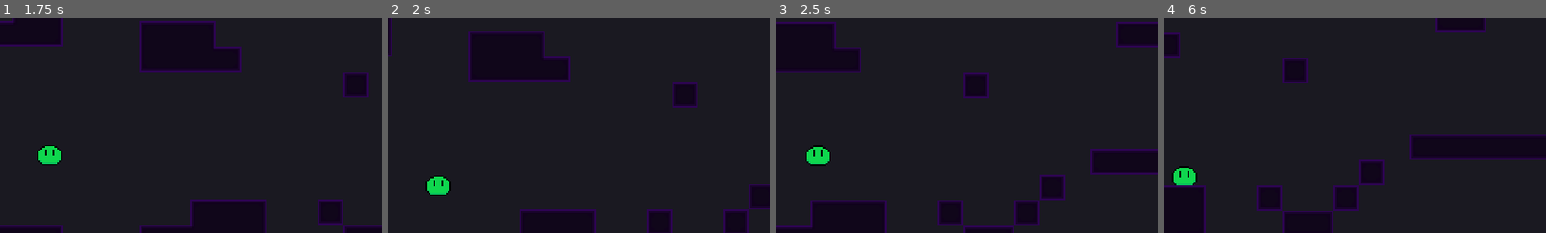
Above: before the commit, frames 1-4 (left to right).
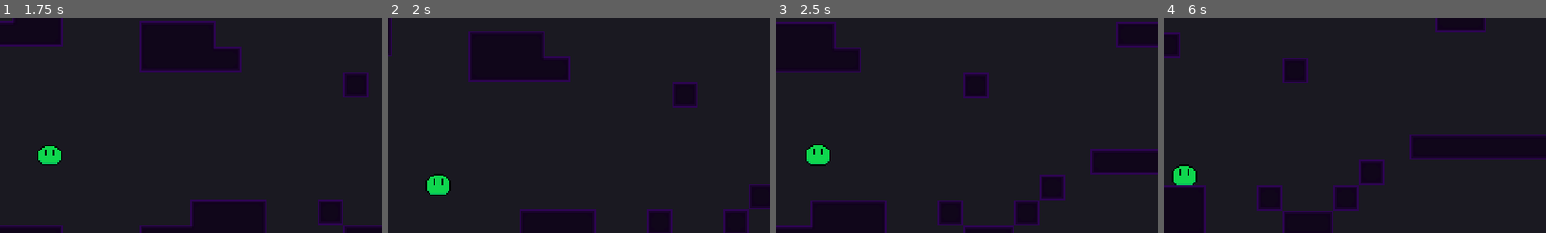
Above: after the commit, the same moments.

Repository: StormLight14/void-ascender
Game: Godot game, scene res://ui/menu/menu_ui.tscn
Two runs of this game, one before a commit and one after it. Both use one fixed random seed, a clock stepped at 60 frames per second and the inputs below.
Inputs:
- Up to frame 1 (1.75 s): click "NEW GAME" at 0.5 s; hold D (right) from 1.28 s (still down); hold Shift (climb) from 1.28 s (still down); tap Space (jump) at 1.52 s
- Up to frame 2 (2 s): keep holding D (right); keep holding Shift (climb)
- Up to frame 3 (2.5 s): keep holding D (right); release Shift (climb) at 2.03 s; tap Shift (climb) at 2.1 s; tap Space (jump) at 2.27 s
- Up to frame 4 (6 s): release D (right) at 2.78 s; hold A (left) 2.78-3.53 s; hold Shift (climb) 2.78-3.53 s; hold D (right) 3.53-5.03 s; tap Shift (climb) at 3.6, 5.1 s; tap Space (jump) at 3.77, 4.52, 5.27 s; hold Shift (climb) 4.28-5.03 s; hold A (left) 5.03-5.78 s; hold D (right) from 5.78 s (still down); hold Shift (climb) from 5.78 s (still down)
The pictures show only the part of the screen within x 46-96%, y 14-64%; the shares and areas given below are measured in that part.

Frame 1 is identical in both runs. In frame 2, less than 0.1% of the frame differs, in the area x 9-17%, y 72-79%; in frame 3, 0.1%; in frame 4, 0.1%, in the area x 2-9%, y 68-75%.

Commit message:
add idle animation

Diff:
--- a/player/player.gd
+++ b/player/player.gd
@@ -22,10 +22,12 @@
 @onready var progress_bar = %ProgressBar
 @onready var hearts = %Hearts
 @onready var stamina_timer = %StaminaTimer
+@onready var animated_sprite_2d = %AnimatedSprite2D
 
 signal killed
 
 func _ready():
+	animated_sprite_2d.play("idle")
 	update_climb_ui()
 	#update_hearts()
 
@@ -42,18 +44,26 @@
 	move_and_slide()
 
 func state_idle(delta):
+	if animated_sprite_2d.animation != "idle":
+		animated_sprite_2d.play("idle")
+	if velocity != Vector2.ZERO:
+		state = RUNNING
 	handle_movement(delta)
 	handle_jump()
 	handle_gravity(delta, 1)
 	handle_stamina(delta)
 
 func state_running(delta):
+	if animated_sprite_2d.animation != "running":
+		animated_sprite_2d.play("running")
 	handle_movement(delta)
 	handle_jump()
 	handle_gravity(delta, 1)
 	handle_stamina(delta)
 
 func state_climbing(delta):
+	if animated_sprite_2d.animation != "climbing":
+		animated_sprite_2d.play("climbing")
 	handle_climbing(delta)
 
 func handle_stamina(delta):
@@ -74,12 +84,12 @@
 	var right_has_wall = climb_checker_right.is_colliding()
 	var on_wall = left_has_wall or right_has_wall
 
-	if Input.is_action_pressed("climb") and on_wall and not is_on_floor() and player_stamina > 0:
+	if Input.is_action_pressed("climb") and on_wall and not is_on_floor() and player_stamina > 0 and stamina_timer.is_stopped():
 		if left_has_wall:
-			%Sprite2D.rotation_degrees = 90
+			animated_sprite_2d.rotation_degrees = 90
 			%CollisionShape2D.rotation_degrees = 180
 		if right_has_wall:
-			%Sprite2D.rotation_degrees = -90
+			animated_sprite_2d.rotation_degrees = -90
 			%CollisionShape2D.rotation_degrees = 0
 		if state != CLIMBING:
 			state = CLIMBING
@@ -104,7 +114,7 @@
 
 		update_climb_ui()
 	else:
-		%Sprite2D.rotation_degrees = 0
+		animated_sprite_2d.rotation_degrees = 0
 		%CollisionShape2D.rotation_degrees = 90
 		state = IDLE
 
@@ -140,6 +150,3 @@
 
 func _on_hurtbox_area_entered(area):
 	killed.emit()
-
-func _on_stamina_timer_timeout():
-	can_regenerate_stamina = true
--- a/player/player.tscn
+++ b/player/player.tscn
@@ -1,6 +1,7 @@
-[gd_scene load_steps=9 format=3 uid="uid://bkhq4rsyosghj"]
+[gd_scene load_steps=13 format=3 uid="uid://bkhq4rsyosghj"]
 
 [ext_resource type="Script" path="res://player/player.gd" id="1_nhuf3"]
+[ext_resource type="Texture2D" uid="uid://bpf3e7rrfkaa1" path="res://assets/player/player_idle.png" id="2_ew1pi"]
 [ext_resource type="Texture2D" uid="uid://qcxk4cdkbelx" path="res://assets/player/player.png" id="2_k585w"]
 [ext_resource type="Texture2D" uid="uid://bknvygwijbbua" path="res://assets/lighting/point_light.webp" id="3_ctujr"]
 
@@ -9,6 +10,44 @@
 
 [sub_resource type="StyleBoxFlat" id="StyleBoxFlat_witdj"]
 bg_color = Color(0, 0.721569, 0.262745, 1)
+
+[sub_resource type="AtlasTexture" id="AtlasTexture_ok0wd"]
+atlas = ExtResource("2_ew1pi")
+region = Rect2(0, 0, 16, 16)
+
+[sub_resource type="AtlasTexture" id="AtlasTexture_vyws4"]
+atlas = ExtResource("2_ew1pi")
+region = Rect2(16, 0, 16, 16)
+
+[sub_resource type="SpriteFrames" id="SpriteFrames_3ys70"]
+animations = [{
+"frames": [{
+"duration": 1.0,
+"texture": ExtResource("2_k585w")
+}],
+"loop": true,
+"name": &"climbing",
+"speed": 5.0
+}, {
+"frames": [{
+"duration": 1.0,
+"texture": SubResource("AtlasTexture_ok0wd")
+}, {
+"duration": 1.0,
+"texture": SubResource("AtlasTexture_vyws4")
+}],
+"loop": true,
+"name": &"idle",
+"speed": 0.75
+}, {
+"frames": [{
+"duration": 1.0,
+"texture": ExtResource("2_k585w")
+}],
+"loop": true,
+"name": &"running",
+"speed": 5.0
+}]
 
 [sub_resource type="CapsuleShape2D" id="CapsuleShape2D_3gixw"]
 radius = 5.0
@@ -53,9 +92,10 @@
 step = 1.0
 value = 100.0
 
-[node name="Sprite2D" type="Sprite2D" parent="."]
+[node name="AnimatedSprite2D" type="AnimatedSprite2D" parent="."]
 unique_name_in_owner = true
-texture = ExtResource("2_k585w")
+sprite_frames = SubResource("SpriteFrames_3ys70")
+animation = &"climbing"
 
 [node name="CollisionShape2D" type="CollisionShape2D" parent="."]
 unique_name_in_owner = true
@@ -91,7 +131,7 @@
 
 [node name="StaminaTimer" type="Timer" parent="."]
 unique_name_in_owner = true
-wait_time = 3.0
+wait_time = 5.0
 one_shot = true
 
 [node name="PointLight2D" type="PointLight2D" parent="."]
@@ -100,4 +140,3 @@
 texture = ExtResource("3_ctujr")
 
 [connection signal="area_entered" from="Hurtbox" to="." method="_on_hurtbox_area_entered"]
-[connection signal="timeout" from="StaminaTimer" to="." method="_on_stamina_timer_timeout"]
Binary file added: assets/player/player_idle.ase
Binary file added: assets/player/player_idle.png
Not shown, added: assets/player/player_idle.png.import
